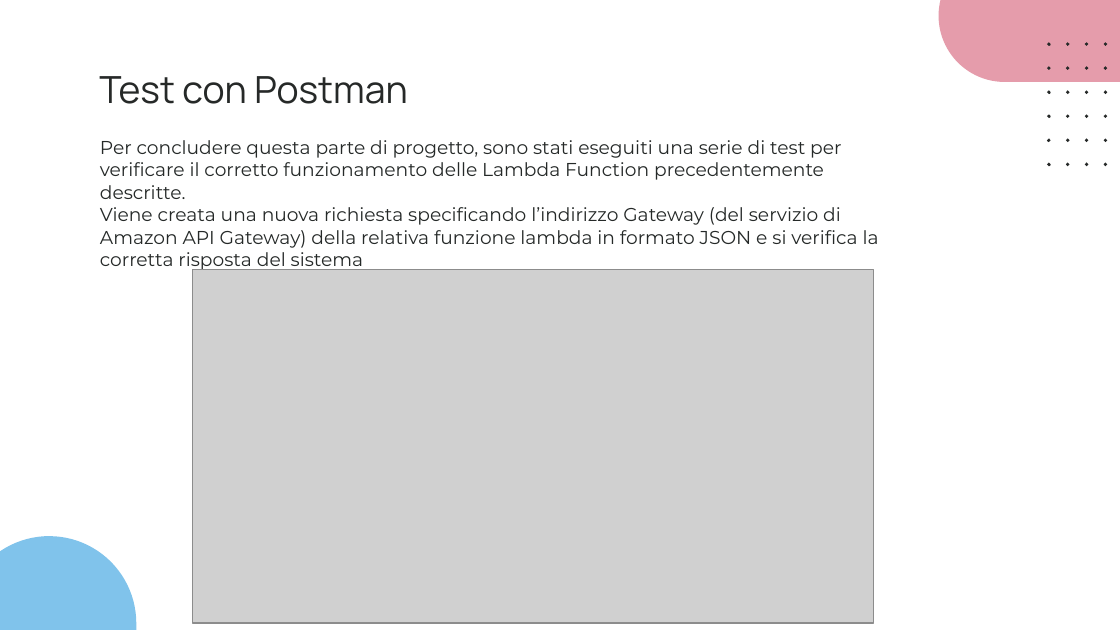
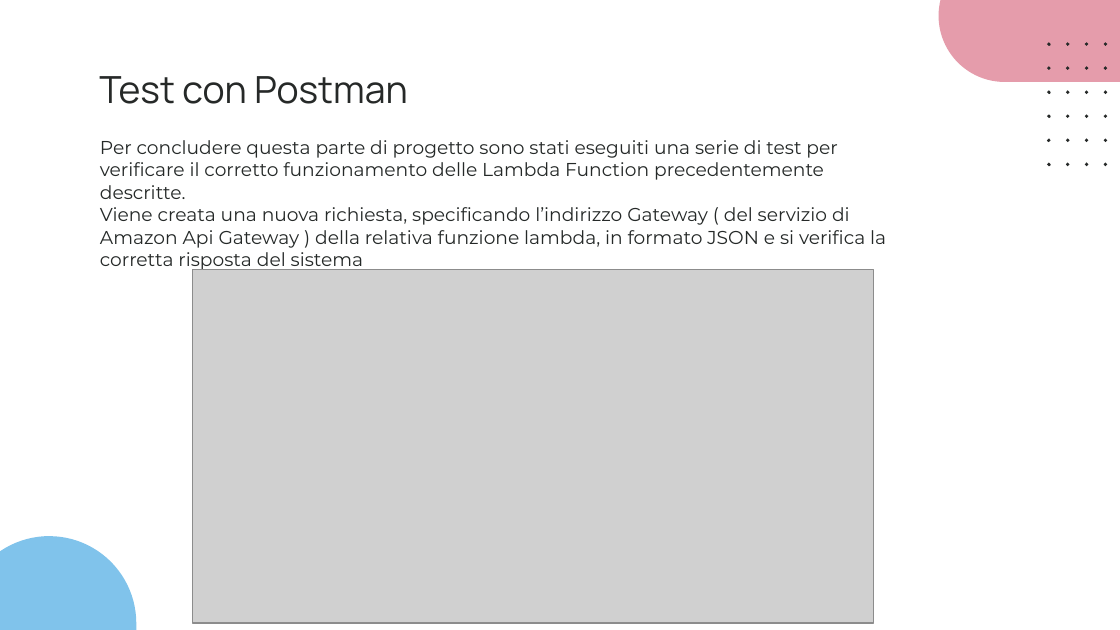
Before and after one commit to slocatelli30/CommuniTEDx, a slide deck: slide 35 of Progetto3.0/CommuniTEDx_3.0.pptx. Drawn at 1120x630 pixels with LibreOffice and Linux fonts; fonts in the diff are those of the drawing; grey boxes stand for pictures. Boxes give left, top, right and bottom in pixels: in the first picture for what was removed or moved away, otherwise in the second. Text is boxed around its words. In the diff, an @@ line names an element or a change of style, - is before the commit and + after.

Commit message:
final parte 3

```diff
--- a/Progetto3.0/CommuniTEDx_3.0.pptx
+++ b/Progetto3.0/CommuniTEDx_3.0.pptx
@@ text at (x1=100, y1=140, x2=886, y2=272): text changed @@
-Per concludere questa parte di progetto, sono stati eseguiti una serie di test per verificare il corretto funzionamento delle Lambda Function precedentemente descritte.
-Viene creata una nuova richiesta specificando l’indirizzo Gateway (del servizio di Amazon API Gateway) della relativa funzione lambda in formato JSON e si verifica la corretta risposta del sistema
+Per concludere questa parte di progetto sono stati eseguiti una serie di test per verificare il corretto funzionamento delle Lambda Function precedentemente descritte.
+Viene creata una nuova richiesta, specificando l’indirizzo Gateway ( del servizio di Amazon Api Gateway ) della relativa funzione lambda, in formato JSON e si verifica la corretta risposta del sistema
```
Also in this commit, not shown: 11 other slides changed, 1 other file.
